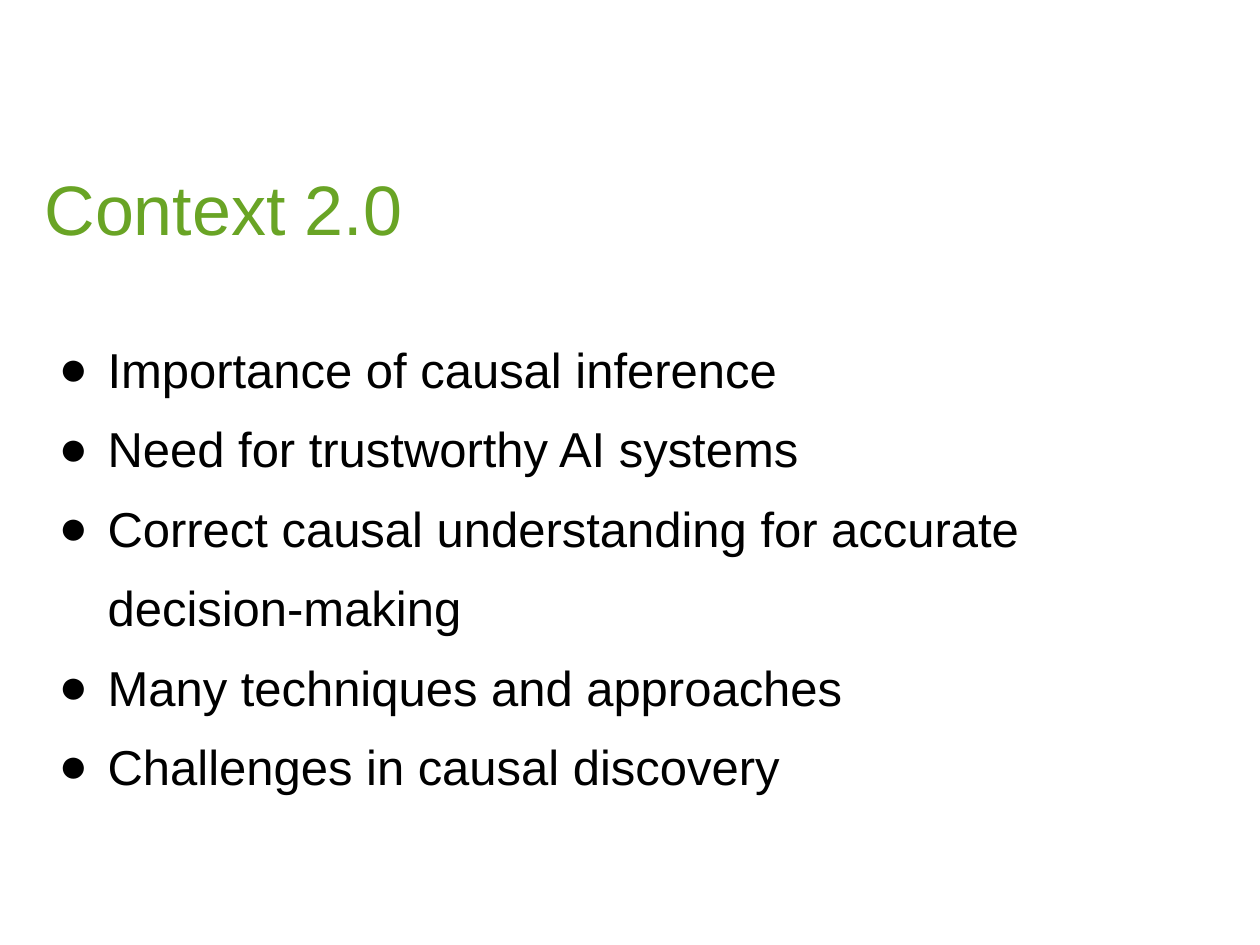
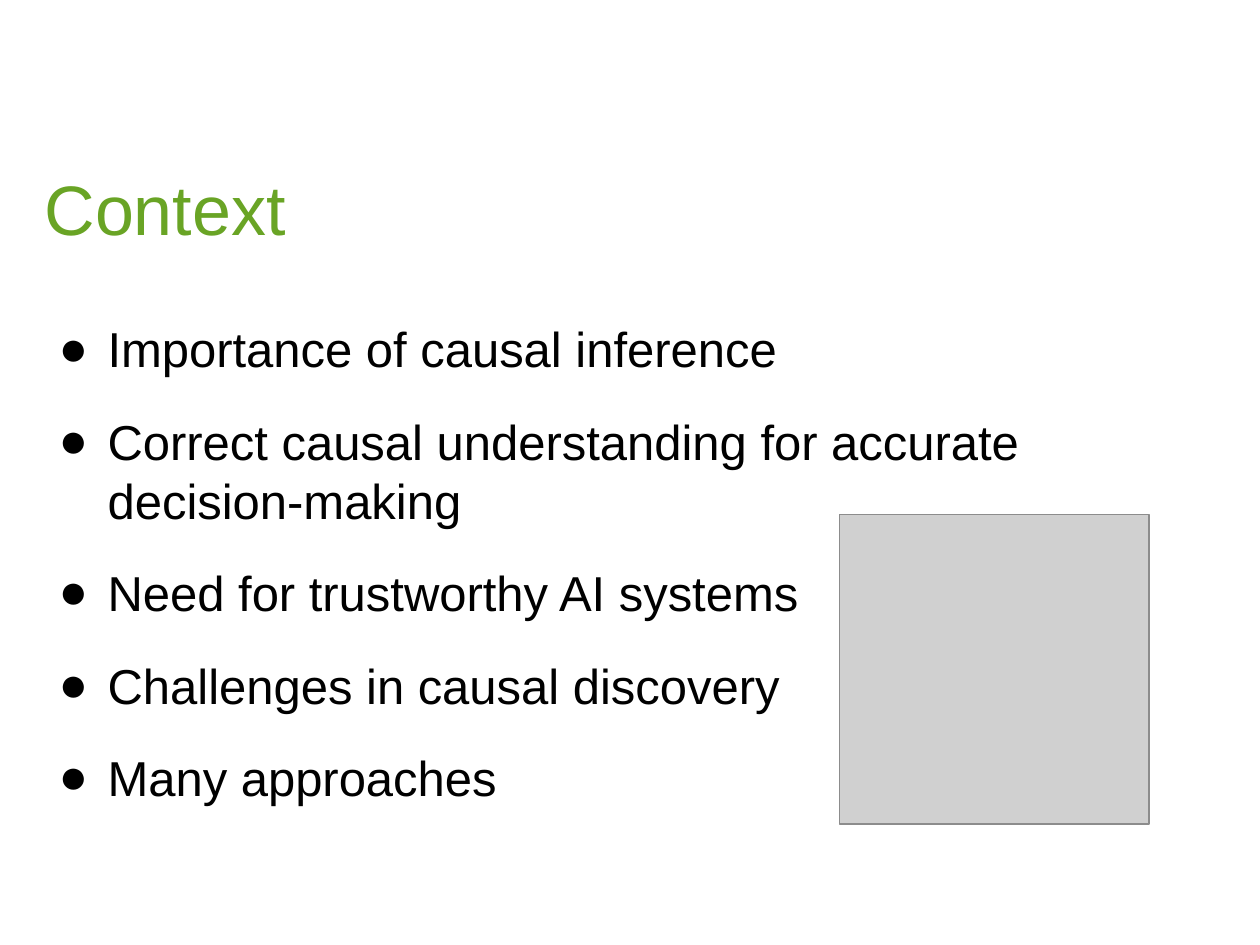
Before and after one commit to Pikerozzo/causal-llms, a slide deck: slide 3 of docs/PRES_PIQUE.pptx. Drawn at 1260x945 pixels with LibreOffice and Linux fonts; fonts in the diff are those of the drawing; grey boxes stand for pictures; background and template pictures are left out. Boxes give left, top, right and bottom in pixels: in the first picture for what was removed or moved away, otherwise in the second. Text is boxed around its words. In the diff, an @@ line names an element or a change of style, - is before the commit and + after.

```diff
--- a/docs/PRES_PIQUE.pptx
+++ b/docs/PRES_PIQUE.pptx
@@ text at [45,186,286,236]: text changed @@
-Context 2.0
+Context
@@ text at [108,331,798,714]: line spacing 1.35 to 1 @@
@@ text at [108,424,1019,529]: paragraph added @@
+● Correct causal understanding for accurate decision-making
@@ text at [108,511,1019,716]: paragraphs removed @@
-● Correct causal understanding for accurate decision-making
-● Many techniques and approaches
@@ picture added at [839,514,1148,823] @@
@@ text at [108,760,497,806]: paragraph added @@
+● Many approaches
```
Also in this commit, not shown: 2 other slides changed, 16 slides added, 6 slides removed, 59 other files.
